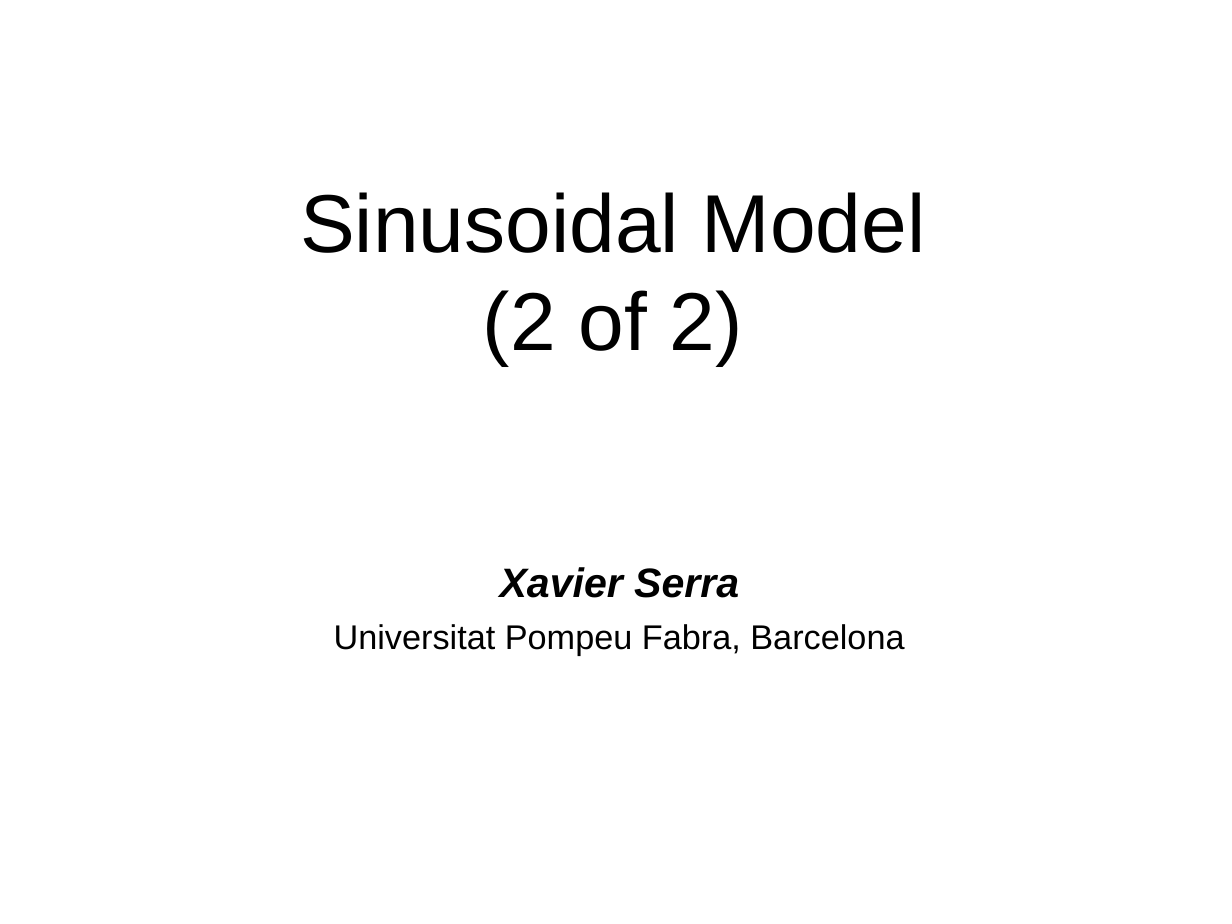
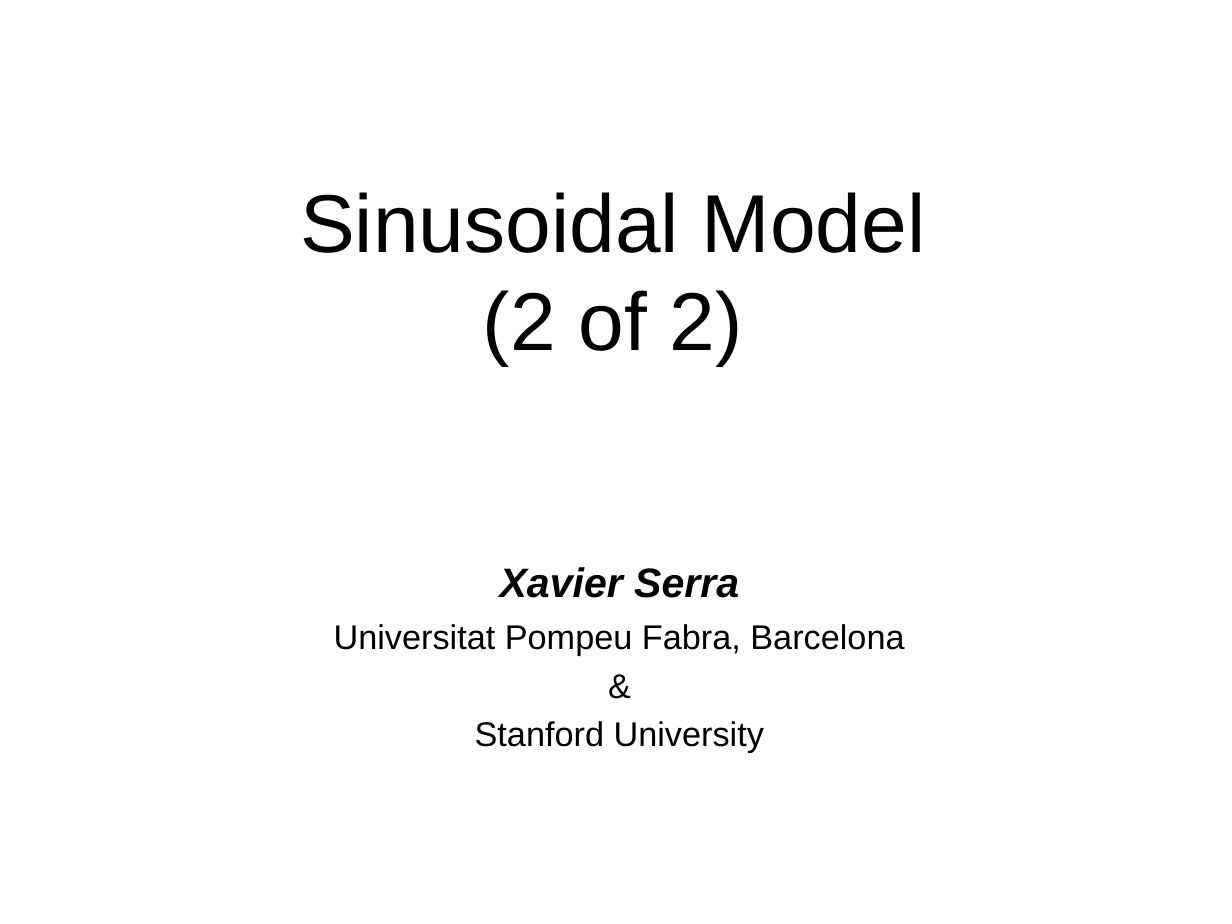
Before and after one commit to MTG/sms-tools, a slide deck: slide 1 of lectures/5-Sinusoidal-model/Sinusoidal-Model-2.odp. Drawn at 1232x924 pixels with LibreOffice and Linux fonts; fonts in the diff are those of the drawing. Boxes give left, top, right and bottom in pixels: in the first picture for what was removed or moved away, otherwise in the second. Text is boxed around its words. In the diff, an @@ line names an element or a change of style, - is before the commit and + after.

```diff
--- a/lectures/5-Sinusoidal-model/Sinusoidal-Model-2.odp
+++ b/lectures/5-Sinusoidal-model/Sinusoidal-Model-2.odp
@@ text at <box>475,721,764,753</box>: paragraphs added @@
+&
+Stanford University
```
Also in this commit, not shown: 1 other slide changed, 8 other files.
